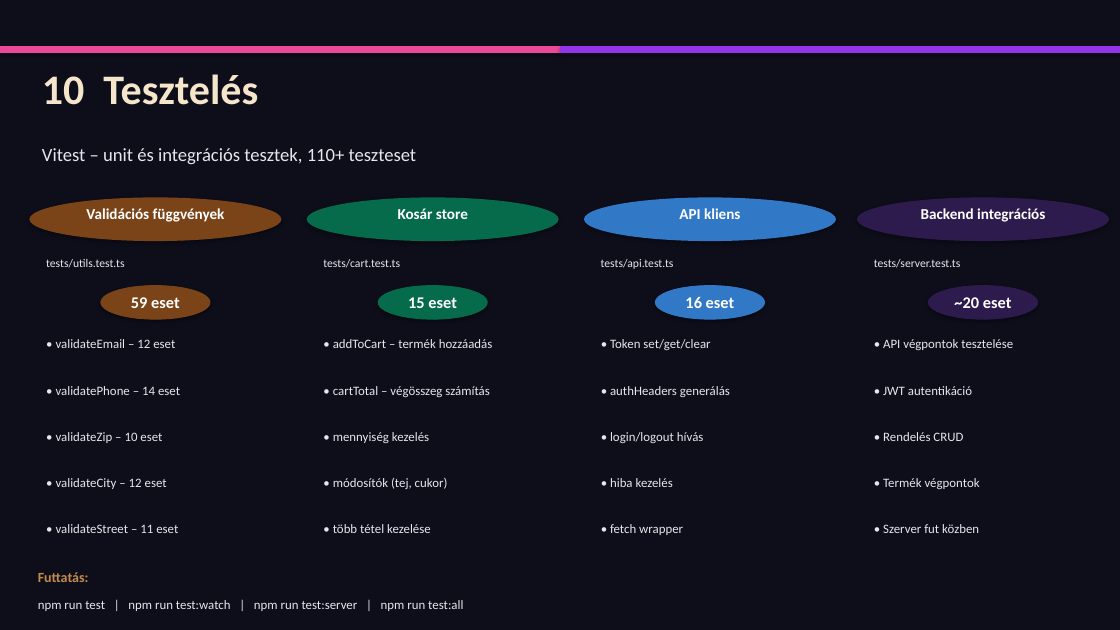
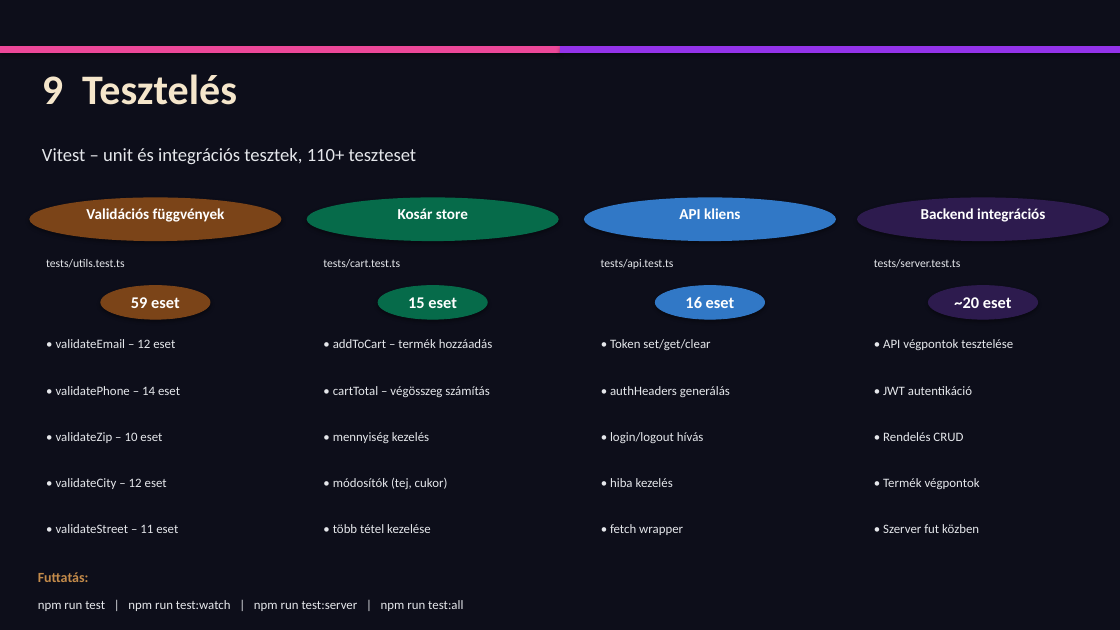
Before and after one commit to KristOOFF/webaruhaz, a slide deck: slide 11 of NeoCoffee_Webáruház_Prezentáció.pptx. Drawn at 1120x630 pixels with LibreOffice and Linux fonts; fonts in the diff are those of the drawing. Boxes give left, top, right and bottom in pixels: in the first picture for what was removed or moved away, otherwise in the second. Text is boxed around its words. In the diff, an @@ line names an element or a change of style, - is before the commit and + after.

```diff
--- a/NeoCoffee_Webáruház_Prezentáció.pptx
+++ b/NeoCoffee_Webáruház_Prezentáció.pptx
@@ text at (42,74,237,105): text changed @@
-10 Tesztelés
+9 Tesztelés
```
Also in this commit, not shown: 7 other slides changed.
